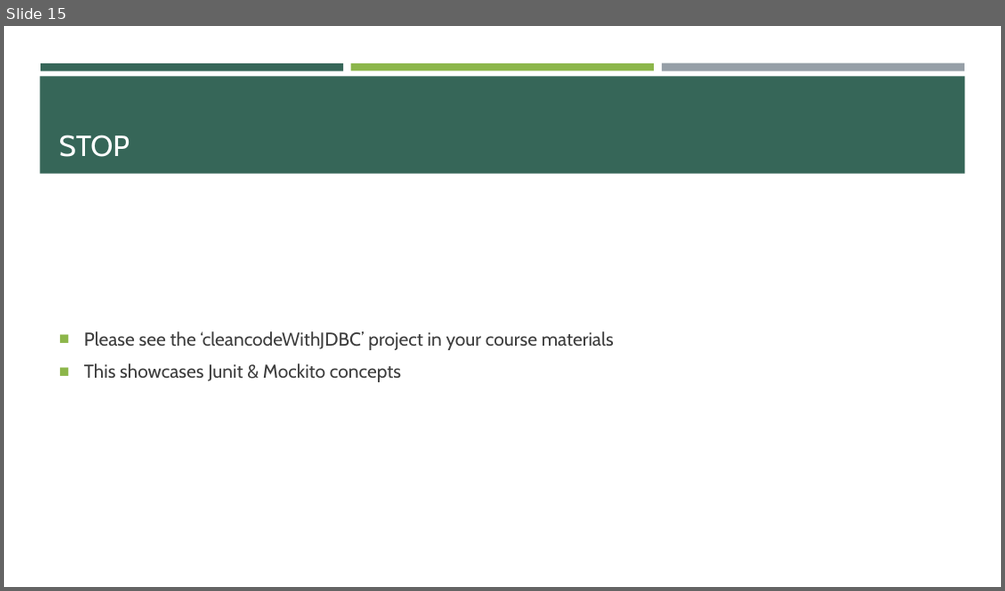
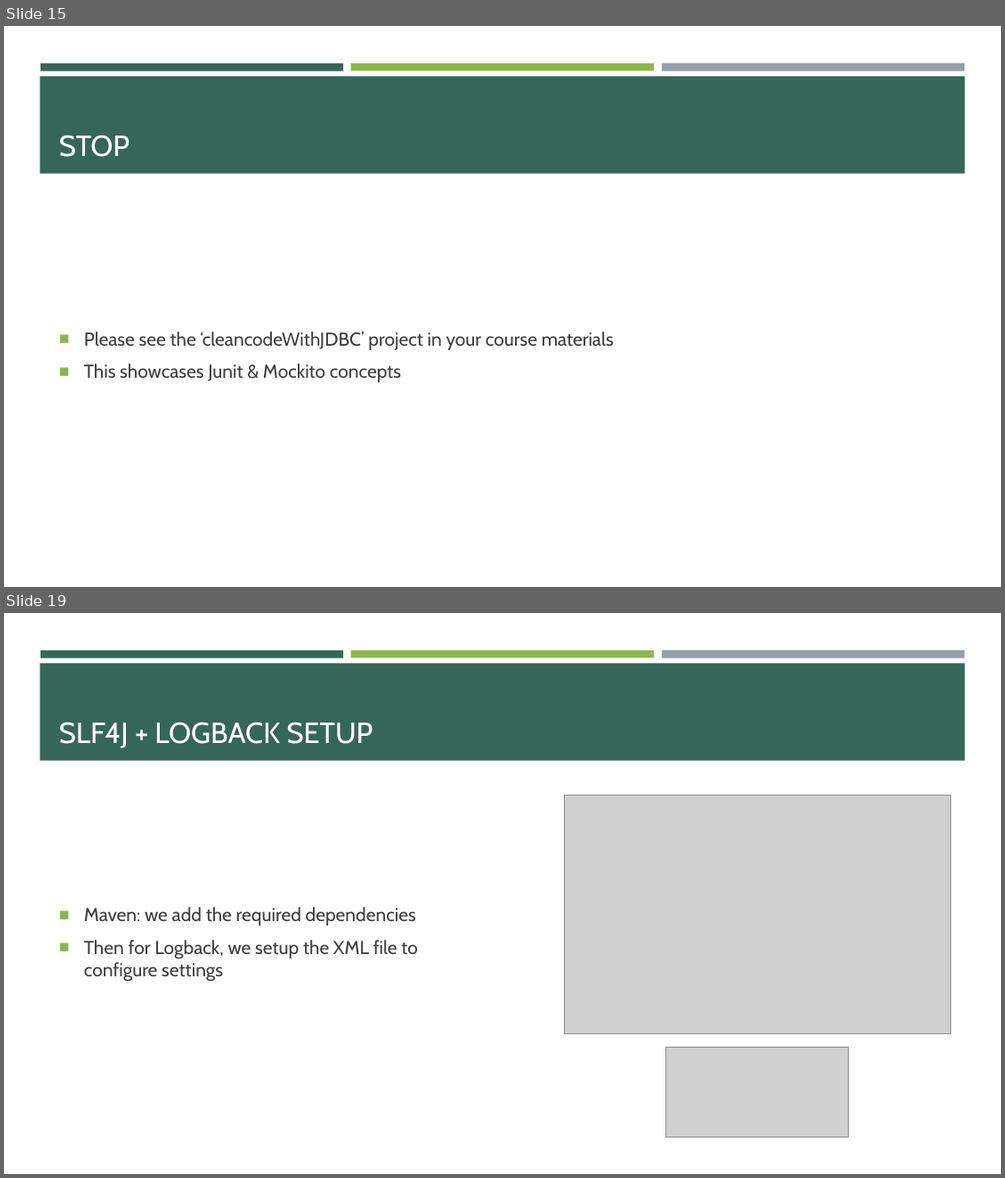
Before and after one commit to e-m-wilson/java-fs, a slide deck: Week_4/Unit_Testing_&_Logging.pptx. Shown one above the other, each under a label of ours: slide 15 before the commit, slides 15 and 19 after it; the slides between them are not shown. The pictures are 1005x591 and 1005x1178 pixels, drawn with LibreOffice and Linux fonts; fonts in the diff are those of the drawing; grey boxes stand for pictures. Boxes give left, top, right and bottom in pixels: in the first picture for what was removed or moved away, otherwise in the second. Text is boxed around its words. In the diff, an @@ line names an element or a change of style, - is before the commit and + after.

```diff
--- a/Week_4/Unit_Testing_&_Logging.pptx
+++ b/Week_4/Unit_Testing_&_Logging.pptx
@@ slide 19 added at (4, 613, 1001, 1174), background #FFFFFF; not listed: 4 template elements that a slide beside it also shows @@
@@ title added at (59, 722, 373, 748), 28 pt, text #FFFFFF @@
+SLF4J + LOGBACK SETUP
@@ picture added at (564, 795, 951, 1033) @@
@@ text added at (84, 907, 418, 981), 18 pt, text #3D3D3D @@
+■ Maven: we add the required dependencies
+■ Then for Logback, we setup the XML file to configure settings
@@ picture added at (666, 1047, 849, 1137) @@
```
Also in this commit, not shown: 6 other slides added, 4 other files.
